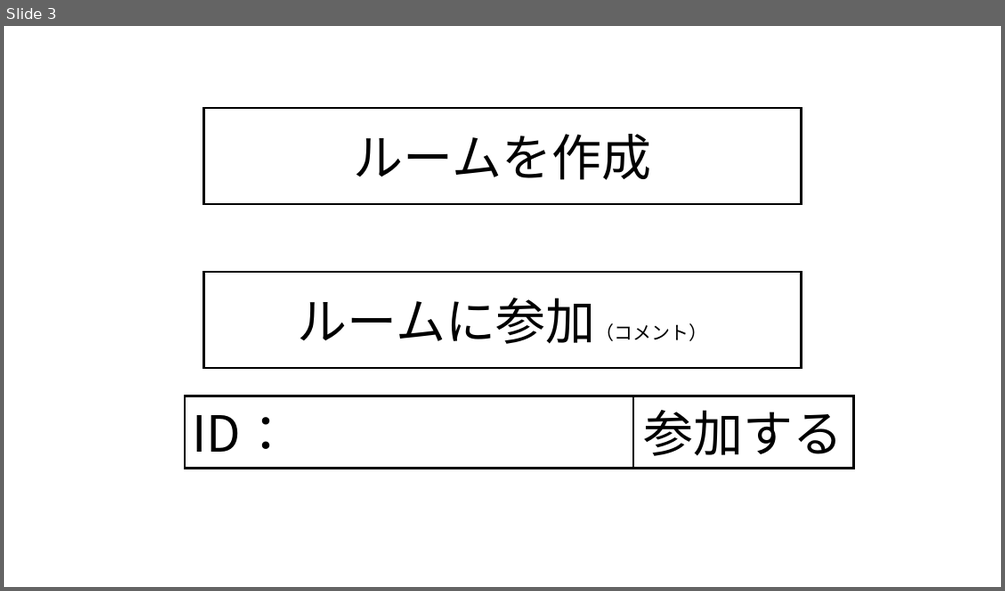
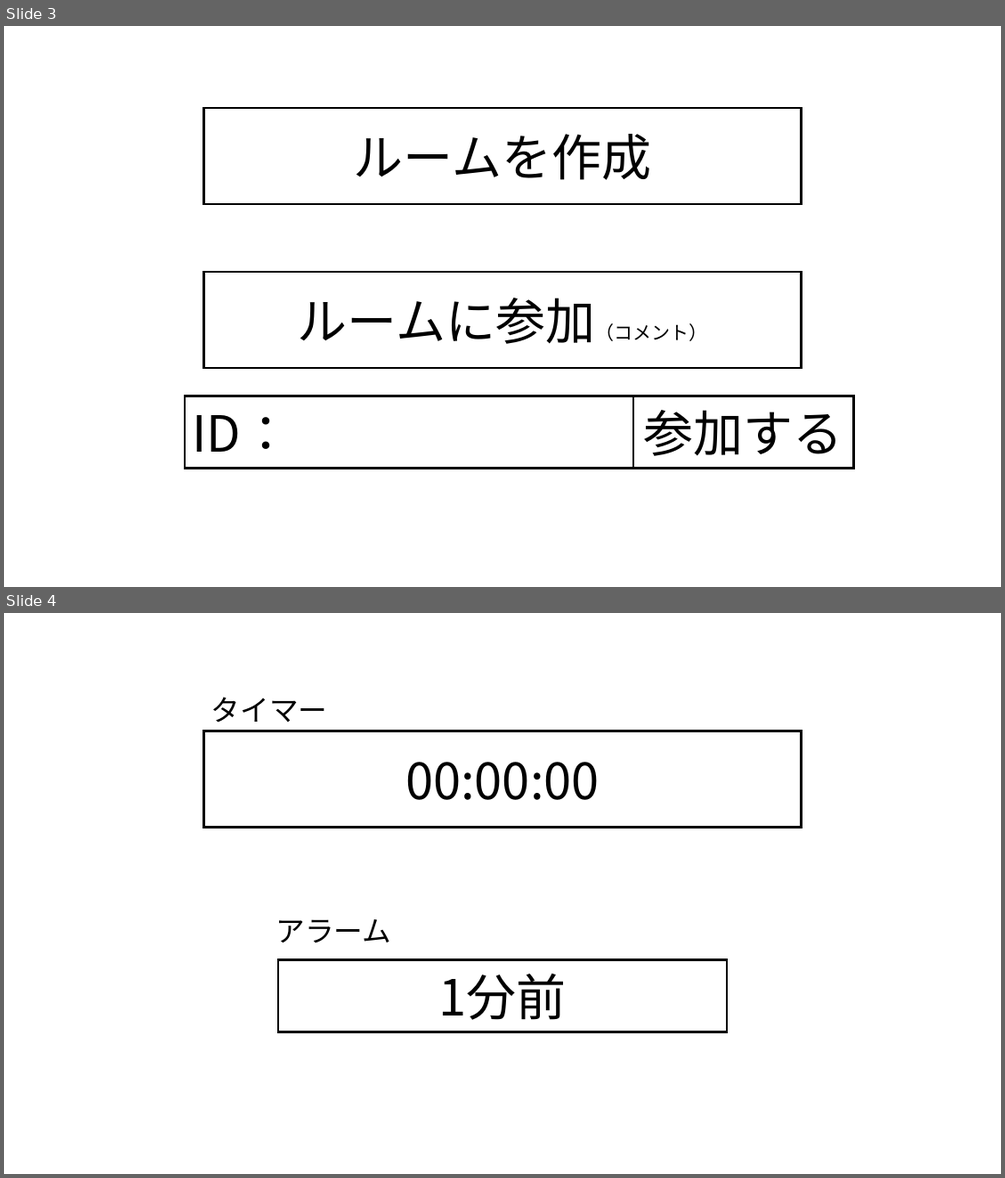
Before and after one commit to terakawakohei/MakuranoSousi, a slide deck: SharedTimer/usecase/image/sharedtimer_img.pptx. Shown one above the other, each under a label of ours: slide 3 before the commit, slides 3 and 4 after it. The pictures are 1005x591 and 1005x1178 pixels, drawn with LibreOffice and Linux fonts; fonts in the diff are those of the drawing. Boxes give left, top, right and bottom in pixels: in the first picture for what was removed or moved away, otherwise in the second. Text is boxed around its words. In the diff, an @@ line names an element or a change of style, - is before the commit and + after.

Commit message:
タイマーの設定画面のイメージ追加したのと議事録を管理するminutesディレクトリ作りました

```diff
--- a/SharedTimer/usecase/image/sharedtimer_img.pptx
+++ b/SharedTimer/usecase/image/sharedtimer_img.pptx
@@ slide 4 added at [4, 613, 1001, 1174], background #FFFFFF @@
@@ text added at [211, 697, 328, 722], 28 pt, text #000000 @@
+タイマー
@@ rectangle added at [203, 731, 801, 827], fill #FFFFFF, outline #000000 2.25 pt, 48 pt, text #000000 @@
+00:00:00
@@ text added at [276, 919, 392, 942], 28 pt, text #000000 @@
+アラーム
@@ rectangle added at [278, 959, 727, 1032], fill #FFFFFF, outline #000000 2.25 pt, 48 pt, text #000000 @@
+1分前
```
Also in this commit, not shown: 2 other files.
